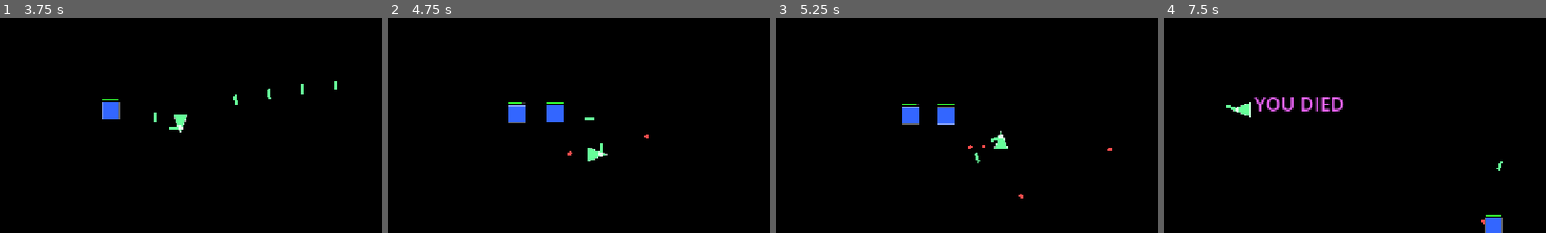
Above: before the commit, frames 1-4 (left to right).
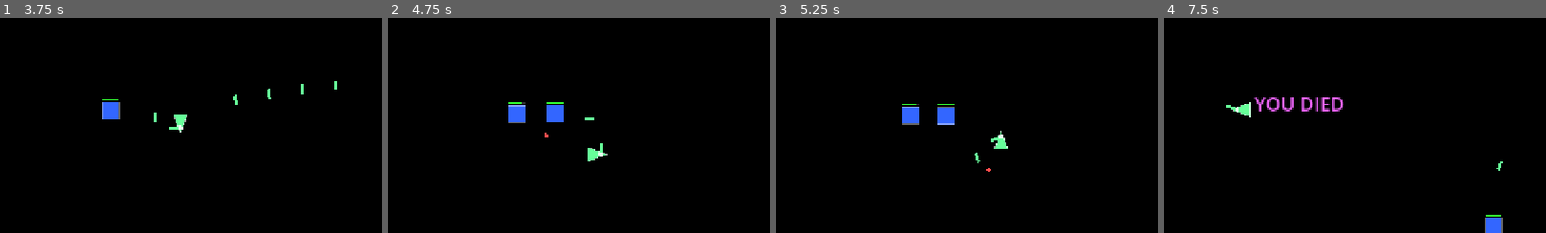
Above: after the commit, the same moments.

Repository: woodmurderedhat/bullet-hell
Game: Godot game, scene res://scenes/Main.tscn
Same seed, same stepped clock (60 frames per second), same inputs: the game is played once before the commit and once after it.
Inputs (mouse positions are % of the whole screen's width and height, from its top left):
- Up to frame 1 (3.75 s): click "TOGGLE ENDLESS" at 0.5 s; click "TOGGLE ENDLESS" at 1.25 s; click "▶ PLAY" at 2 s; tap Enter at 2.75 s; move the mouse to (72, 45) at 2.77 s; hold D (move_right) 2.78-3.53 s; hold Space (fire) 2.78-3.53 s; move the mouse to (30, 55) at 3.52 s; hold S (move_down) from 3.53 s (still down); tap Space (fire) at 3.6 s
- Up to frame 2 (4.75 s): move the mouse to (60, 28) at 4.27 s; release S (move_down) at 4.28 s; press the mouse at (60, 28) at 4.28 s; hold D (move_right) from 4.28 s (still down); tap Space (fire) at 4.55 s
- Up to frame 3 (5.25 s): move the mouse to (45, 70) at 5.02 s; release D (move_right) at 5.03 s; release the mouse at (45, 70) at 5.03 s; hold W (move_up) from 5.03 s (still down); tap Space (fire) at 5.1 s
- Up to frame 4 (7.5 s): release W (move_up) at 5.75 s; click "PLAY AGAIN" at 5.75 s; tap Space (fire) at 6.5 s; move the mouse to (80, 65) at 6.52 s; hold Space (fire) 6.53-7.28 s; hold A (move_left) from 6.53 s (still down); move the mouse to (20, 35) at 7.27 s; click (20, 35) at 7.35 s
The pictures show only the part of the screen within x 32-82%, y 29-79%; the shares and areas given below are measured in that part.

Frame 1 is identical in both runs. In frame 2, less than 0.1% of the frame differs, in the area x 41-69%, y 53-64%; in frame 3, less than 0.1%, in the area x 50-88%, y 59-84%; in frame 4, less than 0.1%.

Commit message:
feat: Adjust bullet speed and burst intervals for various shot patterns; refine enemy fire rate and bullet speed scaling

Diff:
--- a/polychrome-void/polychrome-void/data/patterns/library_aimed_shot.tres
+++ b/polychrome-void/polychrome-void/data/patterns/library_aimed_shot.tres
@@ -6,7 +6,7 @@
 script = ExtResource("1_script")
 id = &"library_aimed_shot"
 fire_rate = 1.0
-bullet_speed = 255.0
+bullet_speed = 216.750
 shots_per_burst = 1
-burst_interval = 0.5
+burst_interval = 0.588
 spread_degrees = 0.0
--- a/polychrome-void/polychrome-void/data/patterns/library_bullet_grid.tres
+++ b/polychrome-void/polychrome-void/data/patterns/library_bullet_grid.tres
@@ -6,9 +6,9 @@
 script = ExtResource("1_script")
 id = &"library_bullet_grid"
 fire_rate = 1.0
-bullet_speed = 160.0
+bullet_speed = 136.000
 rows = 3
 columns = 6
 spacing = 30.0
-burst_interval = 1.8
+burst_interval = 2.118
 grid_angle = 0.0
--- a/polychrome-void/polychrome-void/data/patterns/library_bullet_splitting.tres
+++ b/polychrome-void/polychrome-void/data/patterns/library_bullet_splitting.tres
@@ -6,10 +6,10 @@
 script = ExtResource("1_script")
 id = &"library_bullet_splitting"
 fire_rate = 1.0
-bullet_speed = 185.0
+bullet_speed = 157.250
 mode = 2
 bullet_count = 1
-burst_interval = 1.1
+burst_interval = 1.294
 spread_degrees = 24.0
 track_target = true
 split_time = 0.48
--- a/polychrome-void/polychrome-void/data/patterns/library_bullet_wall.tres
+++ b/polychrome-void/polychrome-void/data/patterns/library_bullet_wall.tres
@@ -6,9 +6,9 @@
 script = ExtResource("1_script")
 id = &"library_bullet_wall"
 fire_rate = 1.0
-bullet_speed = 165.0
+bullet_speed = 140.250
 bullet_count = 16
-wall_interval = 1.5
+wall_interval = 1.765
 wall_width = 620.0
 wall_angle = 0.0
 advance_per_burst = 0.12
--- a/polychrome-void/polychrome-void/data/patterns/library_collapsing_ring.tres
+++ b/polychrome-void/polychrome-void/data/patterns/library_collapsing_ring.tres
@@ -6,8 +6,8 @@
 script = ExtResource("1_script")
 id = &"library_collapsing_ring"
 fire_rate = 1.0
-bullet_speed = 190.0
+bullet_speed = 161.500
 bullet_count = 16
-ring_interval = 1.35
+ring_interval = 1.588
 spawn_radius = 240.0
 ring_mode = 1
--- a/polychrome-void/polychrome-void/data/patterns/library_curved_bullets.tres
+++ b/polychrome-void/polychrome-void/data/patterns/library_curved_bullets.tres
@@ -6,10 +6,10 @@
 script = ExtResource("1_script")
 id = &"library_curved_bullets"
 fire_rate = 1.0
-bullet_speed = 195.0
+bullet_speed = 165.750
 mode = 1
 bullet_count = 4
-burst_interval = 0.78
+burst_interval = 0.918
 spread_degrees = 34.0
 track_target = true
 turn_rate = 1.8
--- a/polychrome-void/polychrome-void/data/patterns/library_delayed_radial_burst.tres
+++ b/polychrome-void/polychrome-void/data/patterns/library_delayed_radial_burst.tres
@@ -6,9 +6,9 @@
 script = ExtResource("1_script")
 id = &"library_delayed_radial_burst"
 fire_rate = 1.0
-bullet_speed = 190.0
+bullet_speed = 161.500
 bullet_count = 14
-burst_interval = 1.35
+burst_interval = 1.588
 base_delay = 0.15
 radial_delay_step = 0.05
 delay_radius_speed = 85.0
--- a/polychrome-void/polychrome-void/data/patterns/library_double_spiral.tres
+++ b/polychrome-void/polychrome-void/data/patterns/library_double_spiral.tres
@@ -5,8 +5,8 @@
 [resource]
 script = ExtResource("1_script")
 id = &"library_double_spiral"
-fire_rate = 2.2
-bullet_speed = 185.0
+fire_rate = 1.870
+bullet_speed = 157.250
 arms_per_spiral = 2
 angle_step = 0.19
 separation_angle = 3.141593
--- a/polychrome-void/polychrome-void/data/patterns/library_expanding_ring.tres
+++ b/polychrome-void/polychrome-void/data/patterns/library_expanding_ring.tres
@@ -6,8 +6,8 @@
 script = ExtResource("1_script")
 id = &"library_expanding_ring"
 fire_rate = 1.0
-bullet_speed = 170.0
+bullet_speed = 144.500
 bullet_count = 16
-ring_interval = 1.25
+ring_interval = 1.471
 spawn_radius = 0.0
 ring_mode = 0
--- a/polychrome-void/polychrome-void/data/patterns/library_fan_spread.tres
+++ b/polychrome-void/polychrome-void/data/patterns/library_fan_spread.tres
@@ -6,8 +6,8 @@
 script = ExtResource("1_script")
 id = &"library_fan_spread"
 fire_rate = 1.0
-bullet_speed = 215.0
+bullet_speed = 182.750
 bullet_count = 6
 spread_degrees = 65.0
-burst_interval = 0.62
+burst_interval = 0.729
 track_target = true
--- a/polychrome-void/polychrome-void/data/patterns/library_flower_pattern.tres
+++ b/polychrome-void/polychrome-void/data/patterns/library_flower_pattern.tres
@@ -6,9 +6,9 @@
 script = ExtResource("1_script")
 id = &"library_flower_pattern"
 fire_rate = 1.0
-bullet_speed = 180.0
+bullet_speed = 153.000
 bullet_count = 14
-burst_interval = 1.15
+burst_interval = 1.353
 petal_count = 7
 petal_amplitude = 0.58
 rotation_step = 0.12
--- a/polychrome-void/polychrome-void/data/patterns/library_homing_missiles.tres
+++ b/polychrome-void/polychrome-void/data/patterns/library_homing_missiles.tres
@@ -6,10 +6,10 @@
 script = ExtResource("1_script")
 id = &"library_homing_missiles"
 fire_rate = 1.0
-bullet_speed = 175.0
+bullet_speed = 148.750
 mode = 3
 bullet_count = 2
-burst_interval = 1.0
+burst_interval = 1.176
 spread_degrees = 28.0
 track_target = true
 turn_rate = 2.6
--- a/polychrome-void/polychrome-void/data/patterns/library_predictive_shot.tres
+++ b/polychrome-void/polychrome-void/data/patterns/library_predictive_shot.tres
@@ -6,8 +6,8 @@
 script = ExtResource("1_script")
 id = &"library_predictive_shot"
 fire_rate = 1.0
-bullet_speed = 245.0
+bullet_speed = 208.250
 shots_per_burst = 1
-burst_interval = 0.9
+burst_interval = 1.059
 max_lead_time = 1.2
 fallback_to_aimed = true
--- a/polychrome-void/polychrome-void/data/patterns/library_radial_burst.tres
+++ b/polychrome-void/polychrome-void/data/patterns/library_radial_burst.tres
@@ -6,6 +6,6 @@
 script = ExtResource("1_script")
 id = &"library_radial_burst"
 fire_rate = 1.0
-bullet_speed = 205.0
+bullet_speed = 174.250
 bullet_count = 14
-burst_interval = 1.05
+burst_interval = 1.235
--- a/polychrome-void/polychrome-void/data/patterns/library_rotating_cross.tres
+++ b/polychrome-void/polychrome-void/data/patterns/library_rotating_cross.tres
@@ -6,7 +6,7 @@
 script = ExtResource("1_script")
 id = &"library_rotating_cross"
 fire_rate = 1.0
-bullet_speed = 210.0
-burst_interval = 0.5
+bullet_speed = 178.500
+burst_interval = 0.588
 arms = 4
 angle_step = 0.24
--- a/polychrome-void/polychrome-void/data/patterns/library_rotating_radial.tres
+++ b/polychrome-void/polychrome-void/data/patterns/library_rotating_radial.tres
@@ -6,7 +6,7 @@
 script = ExtResource("1_script")
 id = &"library_rotating_radial"
 fire_rate = 1.0
-bullet_speed = 200.0
+bullet_speed = 170.000
 bullet_count = 12
-burst_interval = 0.9
+burst_interval = 1.059
 rotation_step = 0.28
--- a/polychrome-void/polychrome-void/data/patterns/library_shotgun_spread.tres
+++ b/polychrome-void/polychrome-void/data/patterns/library_shotgun_spread.tres
@@ -6,8 +6,8 @@
 script = ExtResource("1_script")
 id = &"library_shotgun_spread"
 fire_rate = 1.0
-bullet_speed = 205.0
+bullet_speed = 174.250
 pellet_count = 9
 spread_degrees = 88.0
-burst_interval = 0.95
+burst_interval = 1.118
 jitter_degrees = 9.0
--- a/polychrome-void/polychrome-void/data/patterns/library_sine_wave_bullets.tres
+++ b/polychrome-void/polychrome-void/data/patterns/library_sine_wave_bullets.tres
@@ -6,10 +6,10 @@
 script = ExtResource("1_script")
 id = &"library_sine_wave_bullets"
 fire_rate = 1.0
-bullet_speed = 190.0
+bullet_speed = 161.500
 mode = 0
 bullet_count = 3
-burst_interval = 0.75
+burst_interval = 0.882
 spread_degrees = 40.0
 track_target = true
 sine_amplitude = 32.0
--- a/polychrome-void/polychrome-void/data/patterns/library_spiral_stream.tres
+++ b/polychrome-void/polychrome-void/data/patterns/library_spiral_stream.tres
@@ -5,7 +5,7 @@
 [resource]
 script = ExtResource("1_script")
 id = &"library_spiral_stream"
-fire_rate = 2.2
-bullet_speed = 180.0
+fire_rate = 1.870
+bullet_speed = 153.000
 angle_step = 0.21
 arms = 3
--- a/polychrome-void/polychrome-void/data/patterns/library_star_pattern.tres
+++ b/polychrome-void/polychrome-void/data/patterns/library_star_pattern.tres
@@ -6,8 +6,8 @@
 script = ExtResource("1_script")
 id = &"library_star_pattern"
 fire_rate = 1.0
-bullet_speed = 190.0
+bullet_speed = 161.500
 points = 4
-burst_interval = 1.1
+burst_interval = 1.294
 inner_scale = 0.42
 rotation_step = 0.17
--- a/polychrome-void/polychrome-void/project.godot
+++ b/polychrome-void/polychrome-void/project.godot
@@ -8,11 +8,15 @@
 
 config_version=5
 
+[animation]
+
+compatibility/default_parent_skeleton_in_mesh_instance_3d=true
+
 [application]
 
 config/name="polychrome-void"
 run/main_scene="res://scenes/Main.tscn"
-config/features=PackedStringArray("4.5", "GL Compatibility")
+config/features=PackedStringArray("4.6", "GL Compatibility")
 config/icon="res://icon.svg"
 
 [autoload]
--- a/polychrome-void/polychrome-void/systems/SpawnDirector.gd
+++ b/polychrome-void/polychrome-void/systems/SpawnDirector.gd
@@ -450,20 +450,21 @@
 
 
 func _enemy_fire_rate_scale(elite_archetype: StringName) -> float:
-	var scale: float = 1.0 + float(_intelligence_tier) * 0.08
+	var scale: float = 1.0 + float(_intelligence_tier) * 0.068
 	if elite_archetype == &"suppressor":
-		scale += 0.18
+		scale += 0.153
 	elif elite_archetype == &"hunter":
-		scale += 0.10
+		scale += 0.085
+	scale *= 0.5
 	return maxf(0.2, scale)
 
 
 func _enemy_bullet_speed_scale(elite_archetype: StringName) -> float:
-	var scale: float = 1.0 + float(_intelligence_tier) * 0.05
+	var scale: float = 1.0 + float(_intelligence_tier) * 0.0425
 	if elite_archetype == &"interceptor":
-		scale += 0.20
+		scale += 0.17
 	elif elite_archetype == &"splitter":
-		scale += 0.08
+		scale += 0.068
 	return maxf(0.2, scale)
 
 
@@ -472,11 +473,11 @@
 
 
 func _boss_fire_rate_scale() -> float:
-	return 1.0 + float(_intelligence_tier) * 0.11
+	return 1.0 + float(_intelligence_tier) * 0.0935
 
 
 func _boss_bullet_speed_scale() -> float:
-	return 1.0 + float(_intelligence_tier) * 0.07
+	return 1.0 + float(_intelligence_tier) * 0.0595
 
 
 func _random_edge_position() -> Vector2:
Not shown, changed: polychrome-void/polychrome-void/export_presets.cfg
